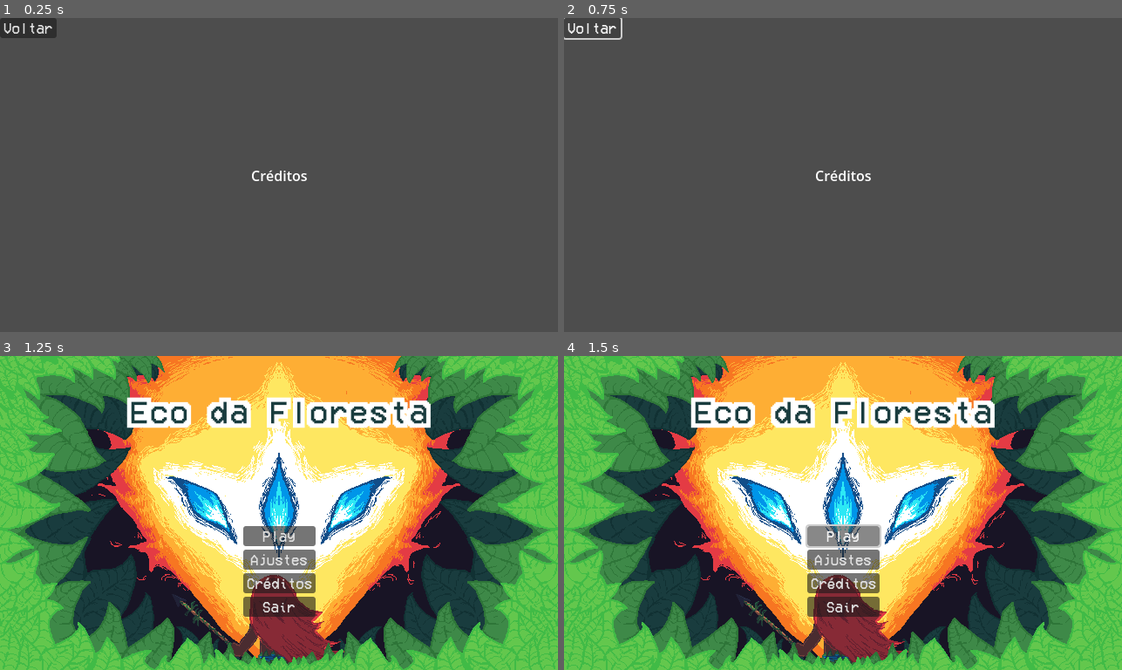
Above: before the commit, frames 1-4 (two rows, left to right).
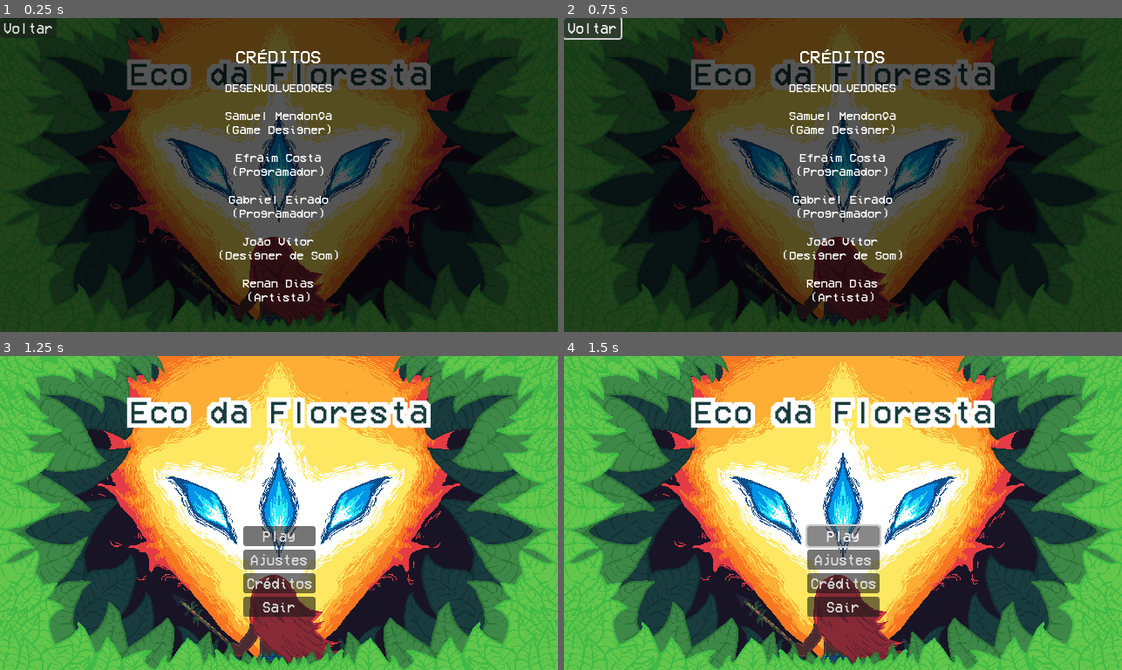
Above: after the commit, the same moments.

Repository: SamuelMTL/AmazonProject
Game: Godot game, scene res://scenes/CréditosScene/CréditosScene.tscn
The game is run twice, just before and just after one commit, with the same random seed, the same clock (stepped at 60 frames per second) and the same inputs. This scene is started directly instead of the project's main scene. Sound files missing from this copy of the repository are replaced by a short silence.
Inputs:
- Up to frame 1 (0.25 s): no input
- Up to frame 2 (0.75 s): click "Voltar" at 0.5 s
- Up to frame 3 (1.25 s): no input
- Up to frame 4 (1.5 s): click "Play" at 1.25 s

The runs differ from the first frame. In frame 1, 89% of the frame differs, in the area x 0-100%, y 0-100%; in frame 2, 89%; in frame 3, nothing differs; in frame 4, nothing differs.

Commit message:
Tela de Créditos feita.

Diff:
--- a/amazonproject/scenes/CréditosScene/CréditosScene.tscn
+++ b/amazonproject/scenes/CréditosScene/CréditosScene.tscn
@@ -1,6 +1,8 @@
-[gd_scene load_steps=2 format=3 uid="uid://bpxb4ylh2dv1l"]
+[gd_scene load_steps=4 format=3 uid="uid://bpxb4ylh2dv1l"]
 
 [ext_resource type="PackedScene" uid="uid://c6yd2kl7pfr2f" path="res://Components/MainMenuButtonComponent/MainMenuButton.tscn" id="1_346ns"]
+[ext_resource type="Texture2D" uid="uid://br5v774ktbwjw" path="res://Scenes/MainMenuScene/assets/Frame 4.png" id="1_mnew7"]
+[ext_resource type="FontFile" uid="uid://bm1yrc41rrxlf" path="res://assets/fonts/VCR_OSD_MONO_1.001.ttf" id="2_mv1mg"]
 
 [node name="CréditosScene" type="Control"]
 layout_mode = 3
@@ -10,20 +12,63 @@
 grow_horizontal = 2
 grow_vertical = 2
 
-[node name="Label" type="Label" parent="."]
+[node name="Background" type="TextureRect" parent="."]
+modulate = Color(0.333333, 0.333333, 0.333333, 1)
+offset_right = 640.0
+offset_bottom = 360.0
+texture = ExtResource("1_mnew7")
+
+[node name="VBoxContainer" type="VBoxContainer" parent="."]
+z_index = 1
 layout_mode = 1
 anchors_preset = 8
 anchor_left = 0.5
 anchor_top = 0.5
 anchor_right = 0.5
 anchor_bottom = 0.5
-offset_left = -32.5
-offset_top = -11.5
-offset_right = 32.5
-offset_bottom = 11.5
+offset_left = -99.0
+offset_top = -43.5
+offset_right = 99.0
+offset_bottom = 43.5
 grow_horizontal = 2
 grow_vertical = 2
+theme_override_constants/separation = 0
+alignment = 1
+
+[node name="Credits" type="Label" parent="VBoxContainer"]
+layout_mode = 2
+theme_override_fonts/font = ExtResource("2_mv1mg")
+theme_override_font_sizes/font_size = 21
 text = "Créditos"
+horizontal_alignment = 1
+uppercase = true
+
+[node name="_spacing" type="Control" parent="VBoxContainer"]
+custom_minimum_size = Vector2(0, 20)
+layout_mode = 2
+
+[node name="Names" type="Label" parent="VBoxContainer"]
+layout_mode = 2
+theme_override_fonts/font = ExtResource("2_mv1mg")
+theme_override_font_sizes/font_size = 14
+text = "DESENVOLVEDORES
+
+Samuel Mendonça
+(Game Designer)
+
+Efraim Costa
+(Programador)
+
+Gabriel Eirado
+(Programador)
+
+João Vítor
+(Designer de Som)
+
+Renan Dias
+(Artista)"
+horizontal_alignment = 1
+vertical_alignment = 1
 
 [node name="MainMenuButton" parent="." instance=ExtResource("1_346ns")]
 layout_mode = 0
